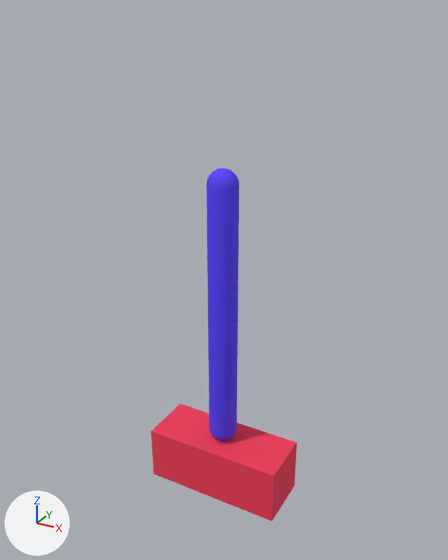
Before and after pictures for a commit that changed the FBX model newton-4.00/applications/media/cartpole.fbx.
Both versions are drawn from a 50 mm camera at (0.449, -0.813, 0.77) aimed at (-0.001, 0.006, 0.361). Arrows for +X, +Y and +Z are at lower left; the lights stay in place.

In view in the first picture: 'cart_box', 'pole_capsule'.
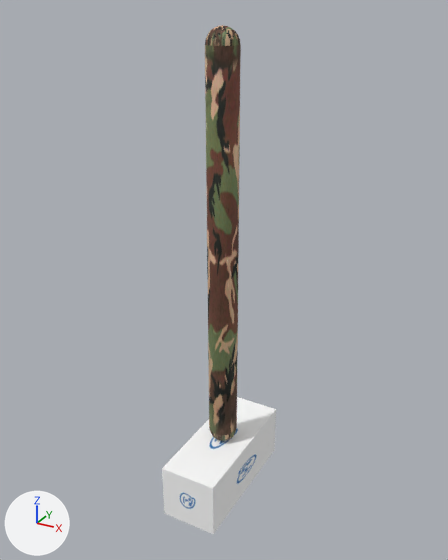
Edits to the bpy script that builds the scene:
```text
Add img_camo_png:
    img_camo_png = load_image('camo.png', 'camo.png', 256, 256, 'sRGB')
Add img_smilli_png:
    img_smilli_png = load_image('smilli.png', 'smilli.png', 256, 256, 'sRGB')
Change mat_02___default:
    remove mat_02___default.base_color = (0.875, 0.0392, 0.098)  # red #f03858
    add mat_02___default.texture = img_smilli_png
Add mat_01___default:
    mat_01___default = principled_material('01 - Default')
    mat_01___default.texture = img_camo_png
    mat_01___default.roughness = 0.859
Change me_mesh_001:
    used by ob_pole_capsule; parent = ob_cart_box; location = (0.0, 1.866, 0.0); rotation_euler = (-1.571, 0.0, 0.0), in degrees (-90, 0, 0)
    remove me_mesh_001.from_pydata(...)  # 146 vertices, 288 faces; spans x -1.0..1.0, y -1.0..1.0, z 0.0..19.7
    add me_mesh_001.from_pydata(...)  # 146 vertices, 288 faces; spans x -1.0..1.0, y -1.0..1.0, z 0.0..27.6
    me_mesh_001 part 1: all 73 vertices in x -1.0..1.0, y -1.0..1.0, z 18.7..19.7 are moved by (0.0, 0.0, 7.9)
    me_mesh_001 part 2: 288 faces spanning x -1.0..1.0, y -1.0..1.0, z 0.0..27.6 switch from mat_03___default (blue #5640fe) to mat_01___default (picture img_camo_png)
Change ob_cart_box:
    ob_cart_box.rotation_euler: (1.571, 0.0, 0.0) -> (1.571, 0.0, 1.571)  # degrees (90, 0, 0) -> degrees (90, 0, 90)
```

Where the change shows, as pixel boxes [x1, y1, x2, y2] in the pictures (448 x 560 px; the box of a moved part takes in the faces that stretch with it):
'cart_box', surface changed, turned (red to white): before [151, 404, 297, 521]; after [162, 397, 276, 534]
'pole_capsule', reshaped, turned: before [206, 168, 239, 441]; after [205, 25, 241, 441]
part 1 of me_mesh_001, moved or reshaped: before [206, 168, 239, 435]; after [205, 25, 241, 435]
part 2 of me_mesh_001, recoloured: [209, 427, 237, 441] in both
